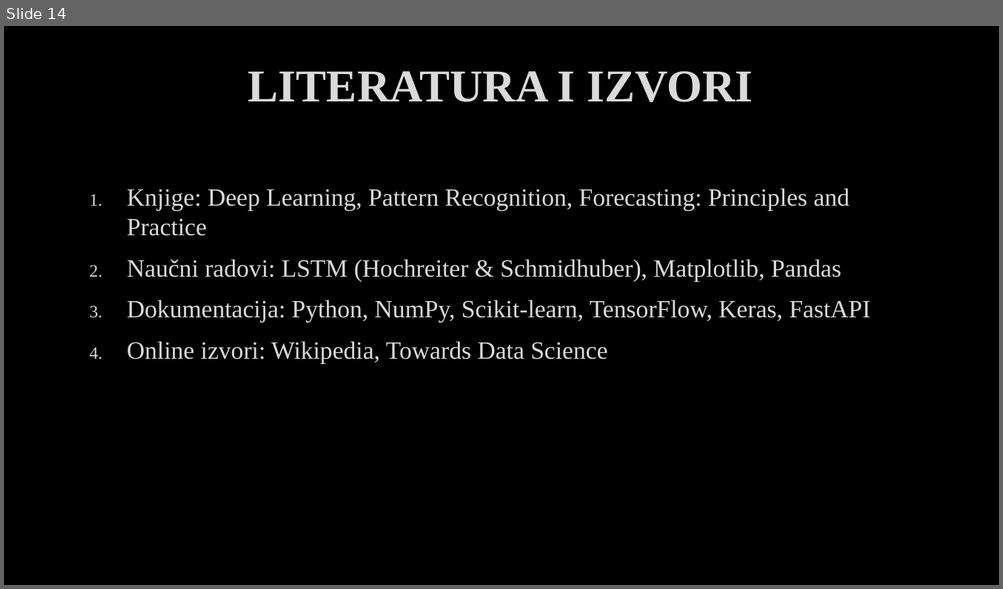
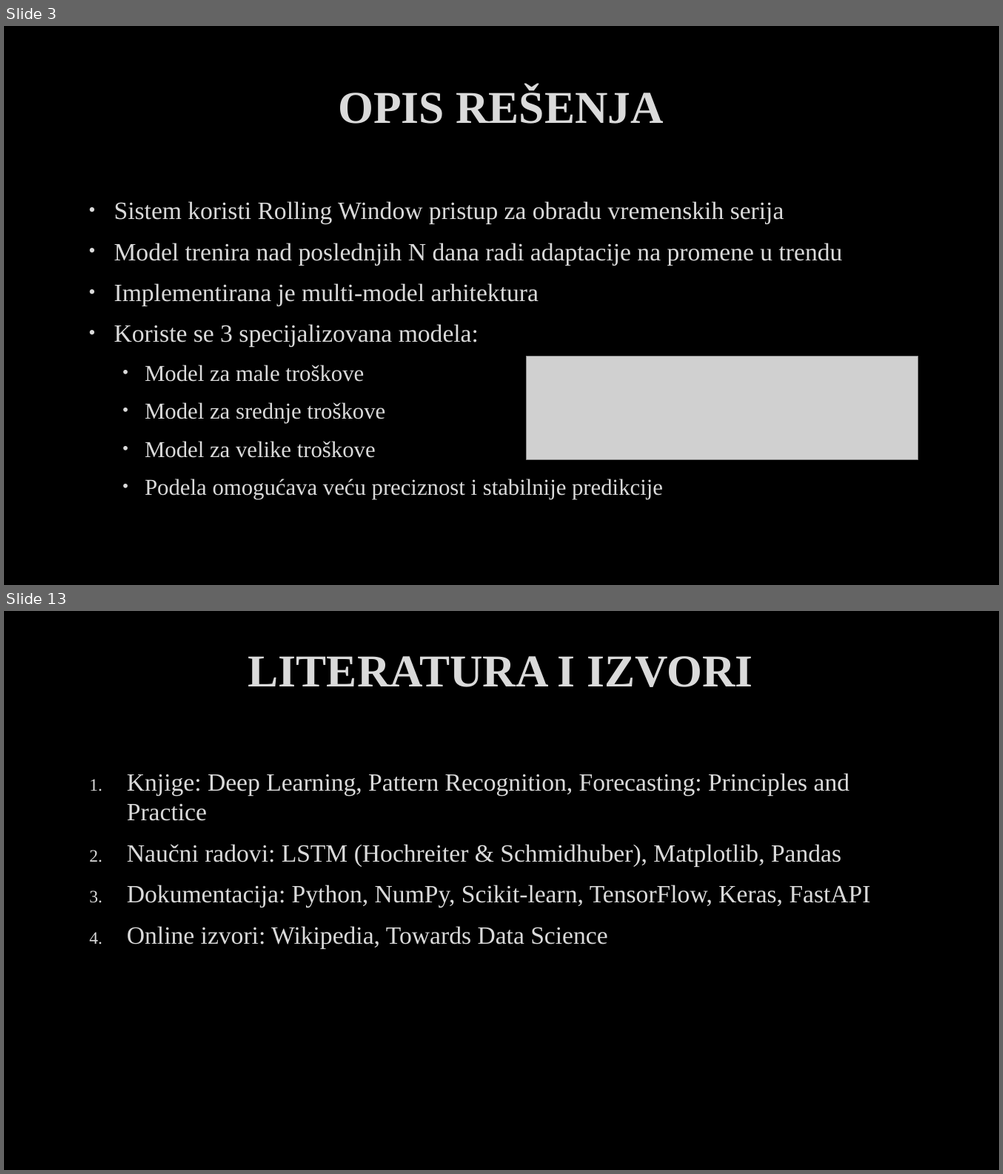
Before and after one commit to Vukasin211/AccountantAI, a slide deck: Izvestaj/Pametni sistem za praćenje i optimizaciju budžeta.pptx. Shown one above the other, each under a label of ours: slide 14 before the commit, slides 3 and 13 after it; the slides between them are not shown. The pictures are 1003x589 and 1003x1174 pixels, drawn with LibreOffice and Linux fonts; fonts in the diff are those of the drawing; grey boxes stand for pictures; background and template pictures are left out. Boxes give left, top, right and bottom in pixels: in the first picture for what was removed or moved away, otherwise in the second. Text is boxed around its words. In the diff, an @@ line names an element or a change of style, - is before the commit and + after.

```diff
--- a/Izvestaj/Pametni sistem za praćenje i optimizaciju budžeta.pptx
+++ b/Izvestaj/Pametni sistem za praćenje i optimizaciju budžeta.pptx
@@ slide 3 added at <box>4,26,999,585</box>, background picture (left out) @@
@@ title added at <box>338,87,663,124</box>, 44 pt, text #DADADA, bold @@
+OPIS REŠENJA
@@ text added at <box>114,201,842,500</box>, 24 pt, text #DADADA @@
+• Sistem koristi Rolling Window pristup za obradu vremenskih serija
+• Model trenira nad poslednjih N dana radi adaptacije na promene u trendu
+• Implementirana je multi-model arhitektura
+• Koriste se 3 specijalizovana modela:
+  • Model za male troškove
+  • Model za srednje troškove
+  • Model za velike troškove
+  • Podela omogućava veću preciznost i stabilnije predikcije
@@ picture added at <box>526,357,918,460</box> @@
@@ what was slide 14 is now slide 13 @@
```
Also in this commit, not shown: 9 slides changed, 2 other slides added, 4 slides removed, 8 other files.
